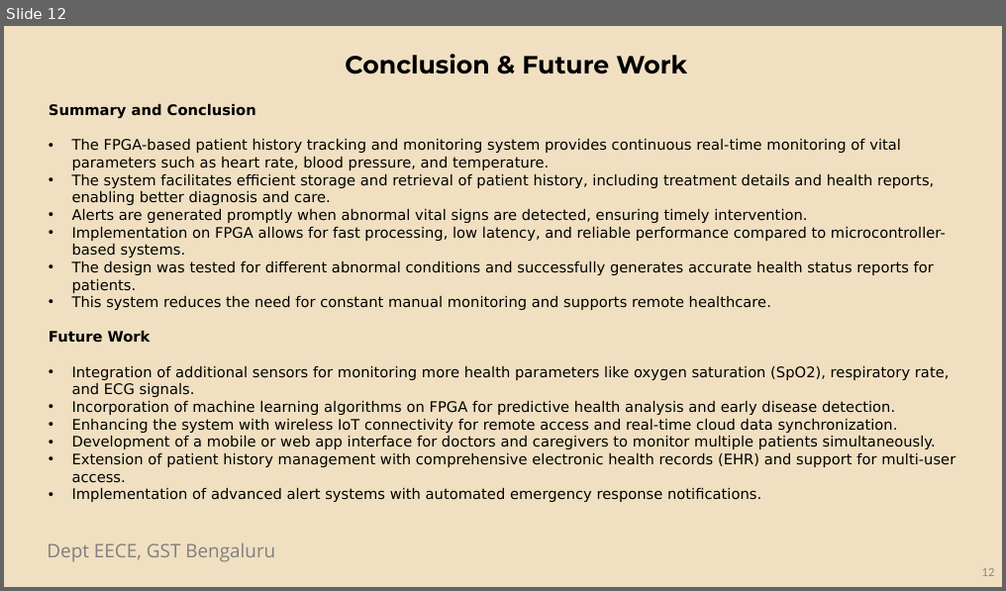
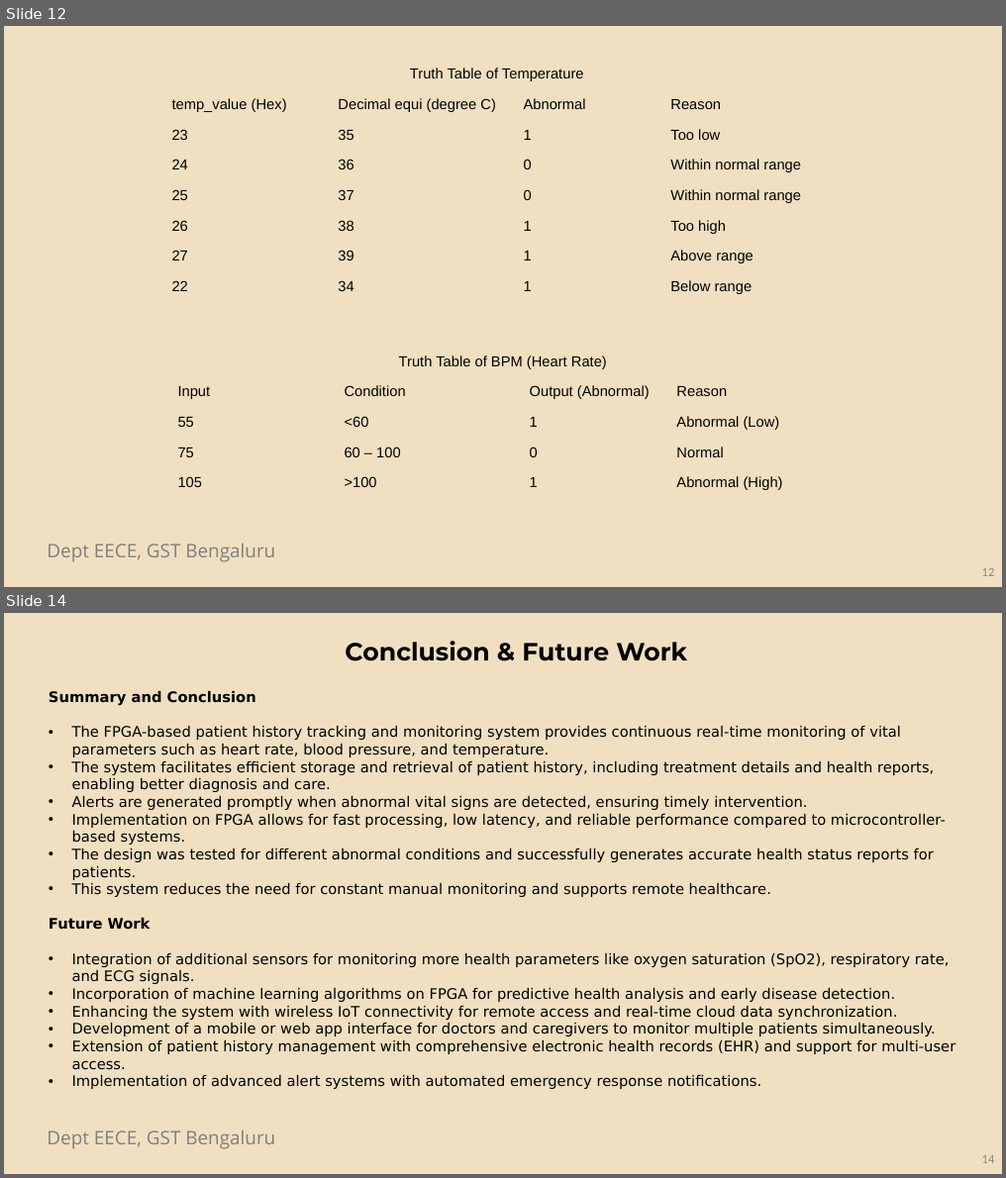
Before and after one commit to VishnuTeja99/Capstone-Project, a slide deck: Project review 2 ppt[1].pptx. Shown one above the other, each under a label of ours: slide 12 before the commit, slides 12 and 14 after it; the slides between them are not shown. The pictures are 1006x591 and 1006x1178 pixels, drawn with LibreOffice and Linux fonts; fonts in the diff are those of the drawing; background and template pictures are left out. Boxes give left, top, right and bottom in pixels: in the first picture for what was removed or moved away, otherwise in the second. Text is boxed around its words. In the diff, an @@ line names an element or a change of style, - is before the commit and + after.

```diff
--- a/Project review 2 ppt[1].pptx
+++ b/Project review 2 ppt[1].pptx
@@ slide 12 added at (4, 26, 1002, 587), background #F0E0C1; not listed: 1 template element that a slide beside it also shows @@
@@ table added at (164, 63, 830, 305), 8 rows, 4 columns @@
+Truth Table of Temperature |  |  | 
+temp_value (Hex) | Decimal equi (degree C) | Abnormal | Reason
+23 | 35 | 1 | Too low
+24 | 36 | 0 | Within normal range
+25 | 37 | 0 | Within normal range
+26 | 38 | 1 | Too high
+27 | 39 | 1 | Above range
+22 | 34 | 1 | Below range
@@ table added at (170, 350, 836, 502), 5 rows, 4 columns @@
+Truth Table of BPM (Heart Rate) |  |  | 
+Input | Condition | Output (Abnormal) | Reason
+55 | <60 | 1 | Abnormal (Low)
+75 | 60 – 100 | 0 | Normal
+105 | >100 | 1 | Abnormal (High)
@@ page number added at (982, 569, 995, 576), 12 pt, text #888888 @@
+12
@@ what was slide 12 is now slide 14 @@
@@ page number at (982, 1156, 995, 1163): text changed @@
-12
+14
```
Also in this commit, not shown: 3 slides changed, 2 other slides added.
